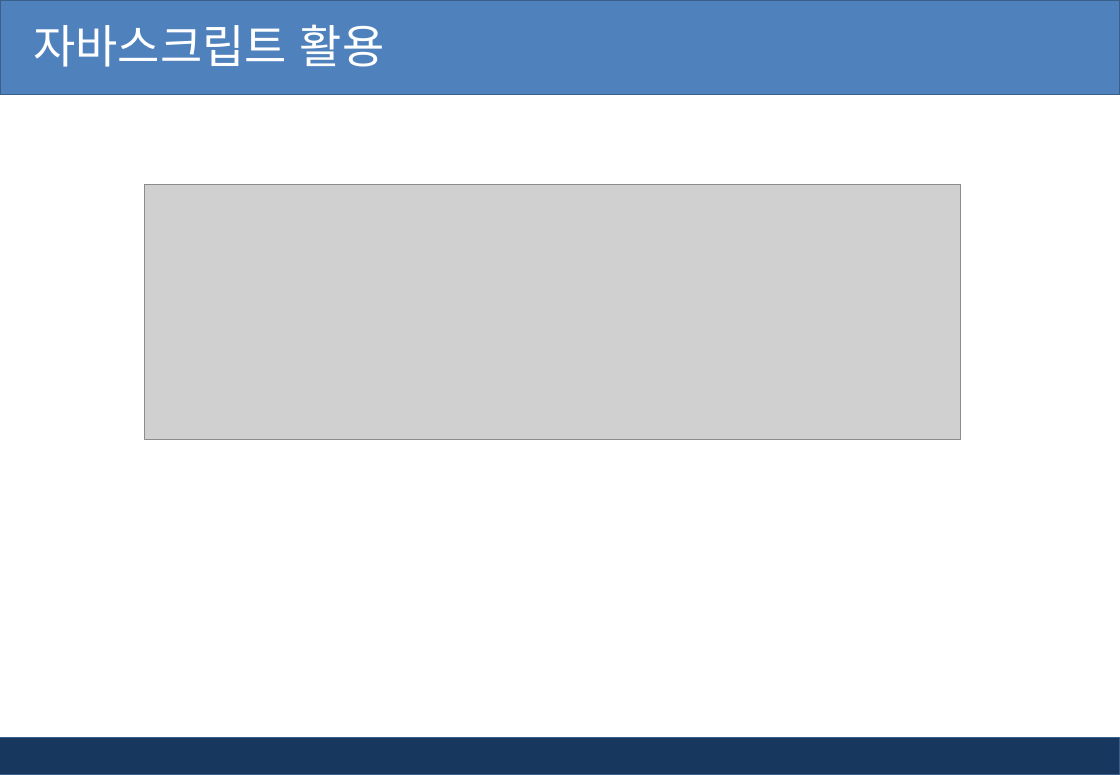
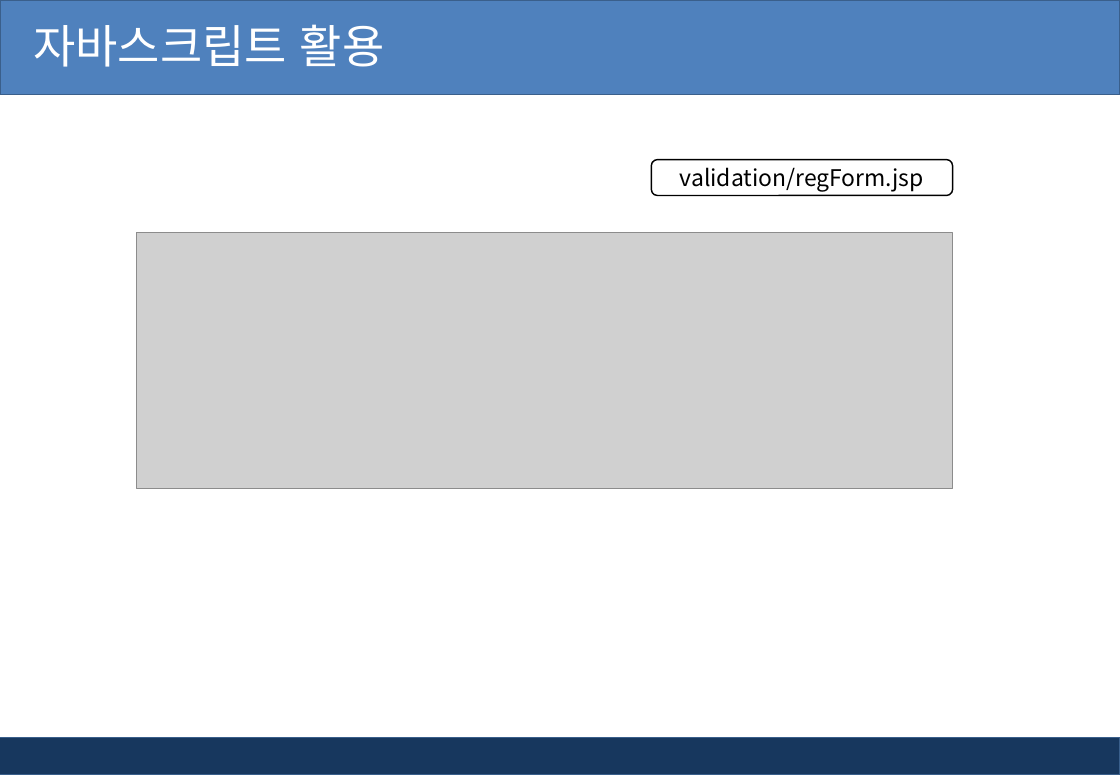
Before and after one commit to kiyongee2/green_project_web, a slide deck: slide 13 of jsp_ppt/6장. jsp 유효성검사와 정규표현식.pptx (slide 12 before the commit). Drawn at 1120x775 pixels with LibreOffice and Linux fonts; fonts in the diff are those of the drawing; grey boxes stand for pictures; background and template pictures are left out. Boxes give left, top, right and bottom in pixels: in the first picture for what was removed or moved away, otherwise in the second. Text is boxed around its words. In the diff, an @@ line names an element or a change of style, - is before the commit and + after.

```diff
--- a/jsp_ppt/6장. jsp 유효성검사와 정규표현식.pptx
+++ b/jsp_ppt/6장. jsp 유효성검사와 정규표현식.pptx
@@ rounded rectangle added at (652,160,952,196), outline #000000 1 pt, 16 pt, text #000000 @@
+validation/regForm.jsp
@@ picture: place and size @@
-picture at (145,184,961,441)
+picture at (137,233,952,489)
```
Also in this commit, not shown: 8 other slides changed, 1 slide added, 4 slides removed, 16 other files.
